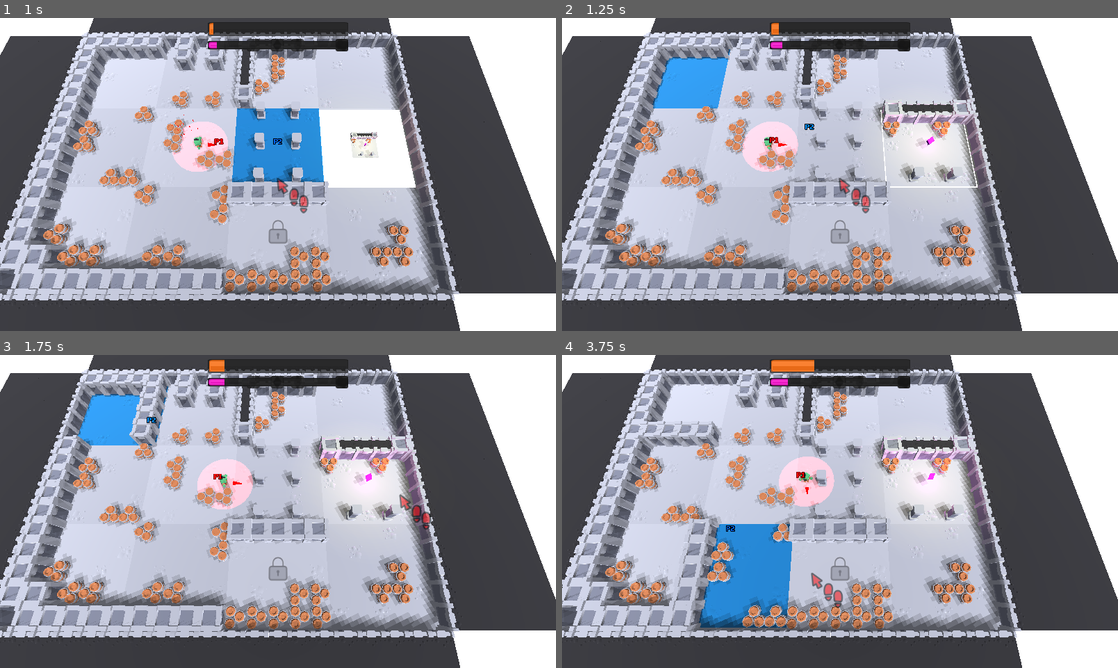
Above: before the commit, frames 1-4 (two rows, left to right).
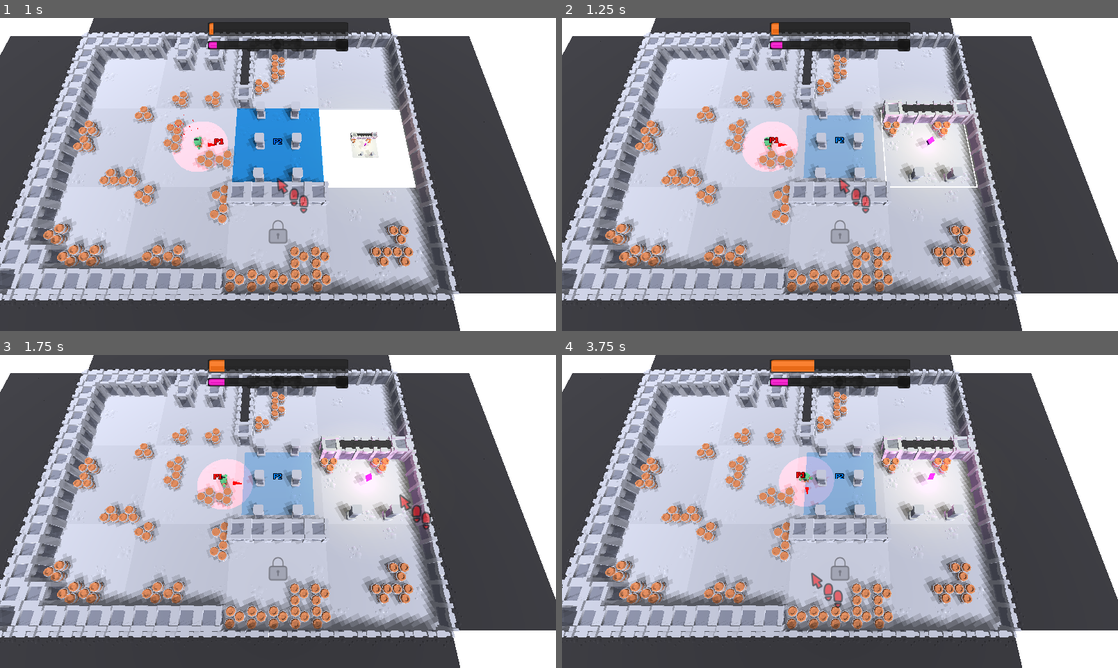
Above: after the commit, the same moments.

Repository: gheja/shifty-dungeon
Game: Godot game, scene res://scenes/MainGame.tscn
Same seed, same stepped clock (60 frames per second), same inputs: the game is played once before the commit and once after it.
Inputs (mouse positions are in pixels of both pictures, inside the frame that each line leads up to):
- Up to frame 1 (1 s): click "Start Game" at 0.5 s
- Up to frame 2 (1.25 s): no input
- Up to frame 3 (1.75 s): tap Enter (ui_accept) at 1.25, 1.52 s; move the mouse to (400, 495) at 1.27 s; hold Right (ui_right) from 1.28 s (still down); click (400, 495) at 1.42 s
- Up to frame 4 (3.75 s): move the mouse to (728, 527) at 2.02 s; release Right (ui_right) at 2.03 s; hold Down (ui_down) 2.03-2.78 s; tap Enter (ui_accept) at 2.27 s; move the mouse to (895, 442) at 2.77 s; hold Right (ui_right) 2.78-3.53 s; move the mouse to (812, 574) at 3.52 s; hold Up (ui_up) from 3.53 s (still down); click (812, 574) at 3.67 s

Frame 1 is identical in both runs. In frame 2, 4.0% of the frame differs, in the area x 16-57%, y 10-52%; in frame 3, 4.7%; in frame 4, 9.7%, in the area x 7-88%, y 4-89%.

Commit message:
2023-07-27 20:50

Diff:
--- a/src/scenes/LevelBase.gd
+++ b/src/scenes/LevelBase.gd
@@ -5,7 +5,7 @@
 export var control_swap_interval: float = 15.0
 
 onready var navigation = $Navigation
-onready var navmesh_instance = $Navigation/NavigationMeshInstance
+onready var navmesh_instance: NavigationMeshInstance = $Navigation/NavigationMeshInstance
 
 var checkpoints = [ ]
 var checkpoint_index = -1
@@ -18,6 +18,7 @@
 
 	checkpoint_reached()
 	make_locked_blocks_static()
+	init_navmesh()
 	bake_navmesh()
 
 func make_locked_blocks_static():
@@ -26,14 +27,19 @@
 			if Lib.lazyEqualXZ(block.global_transform.origin, lock.global_transform.origin):
 				block.add_to_group("static_blocks")
 
-
-func bake_navmesh():
+func init_navmesh():
 	navmesh_instance.navmesh = NavigationMesh.new()
 	navmesh_instance.navmesh.cell_size = navigation.cell_size
 	navmesh_instance.navmesh.cell_height = navigation.cell_height
-	navmesh_instance.navmesh.agent_radius = 0.28
+	navmesh_instance.navmesh.agent_radius = 0.15
+	navmesh_instance.navmesh.geometry_parsed_geometry_type = NavigationMesh.PARSED_GEOMETRY_STATIC_COLLIDERS
+	# navmesh_instance.navmesh.polygon_verts_per_poly = 20
+	# navmesh_instance.navmesh.detail_sample_distance = 20
+	navmesh_instance.navmesh.sample_partition_type = NavigationMesh.SAMPLE_PARTITION_MONOTONE
+	# navmesh_instance.navmesh.sample_partition_type = NavigationMesh.SAMPLE_PARTITION_MAX
+
+func bake_navmesh():
 	navmesh_instance.bake_navigation_mesh(false)
-	# print("navmesh_changed")
 	emit_signal("navmesh_changed")
 
 func checkpoint_reached():
--- a/src/scenes/LevelBase.tscn
+++ b/src/scenes/LevelBase.tscn
@@ -1,15 +1,18 @@
-[gd_scene load_steps=2 format=2]
+[gd_scene load_steps=3 format=2]
 
 [ext_resource path="res://scenes/LevelBase.gd" type="Script" id=1]
+
+[sub_resource type="NavigationMesh" id=1]
 
 [node name="LevelBase" type="Spatial"]
 script = ExtResource( 1 )
 
 [node name="Navigation" type="Navigation" parent="." groups=["navigations"]]
-cell_size = 0.1
-cell_height = 0.1
+cell_size = 0.22
+cell_height = 0.5
 
 [node name="NavigationMeshInstance" type="NavigationMeshInstance" parent="Navigation"]
+navmesh = SubResource( 1 )
 
 [node name="Blocks" type="Spatial" parent="Navigation/NavigationMeshInstance"]
 
--- a/src/scenes/MainGame.gd
+++ b/src/scenes/MainGame.gd
@@ -78,6 +78,8 @@
 		cpu_dm_extra_blocks = 0
 
 func _ready():
+	# Engine.target_fps = 15
+
 	var _tmp = $MenuOverlay.connect("start_button_pressed", self, "on_start_button_pressed")
 	GameState.prepareConfig()
 	GameState.loadConfig()
@@ -421,8 +423,10 @@
 
 	if a_palyer_won:
 		if not $MenuOverlay.is_last_level_selected():
-			GameState.setMaxLevelUnlocked(GameState.maxLevelUnlocked + 1)
-			GameState.saveConfig()
+			# unlock the next level only if we played the last level
+			if GameState.maxLevelUnlocked == GameState.levelToLoad:
+				GameState.setMaxLevelUnlocked(GameState.maxLevelUnlocked + 1)
+				GameState.saveConfig()
 
 			$MenuOverlay.level_finished_dialog(1)
 		else:
--- a/src/scenes/MainGame.tscn
+++ b/src/scenes/MainGame.tscn
@@ -183,7 +183,6 @@
 
 [node name="DebugPathSticksTimer" type="Timer" parent="."]
 wait_time = 0.33
-autostart = true
 
 [node name="Timer" type="Timer" parent="."]
 autostart = true
--- a/src/scenes/MenuOverlay.tscn
+++ b/src/scenes/MenuOverlay.tscn
@@ -186,7 +186,6 @@
 text = "Back"
 
 [node name="HowToPlay" type="VBoxContainer" parent="VBoxContainer"]
-visible = false
 margin_top = 192.0
 margin_right = 1066.0
 margin_bottom = 542.0
@@ -225,6 +224,7 @@
 text = "Back"
 
 [node name="LevelComplete" type="VBoxContainer" parent="VBoxContainer"]
+visible = false
 margin_top = 192.0
 margin_right = 1066.0
 margin_bottom = 525.0
